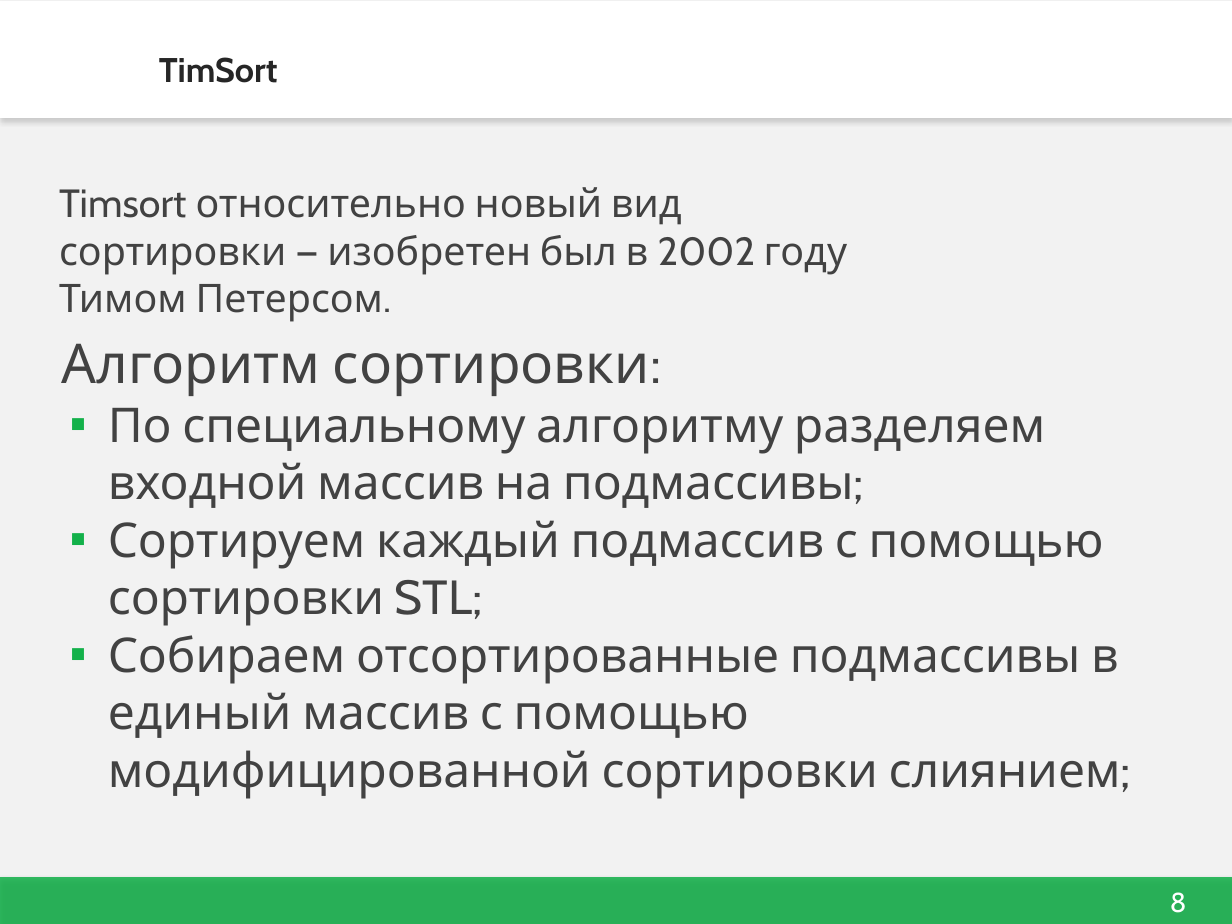
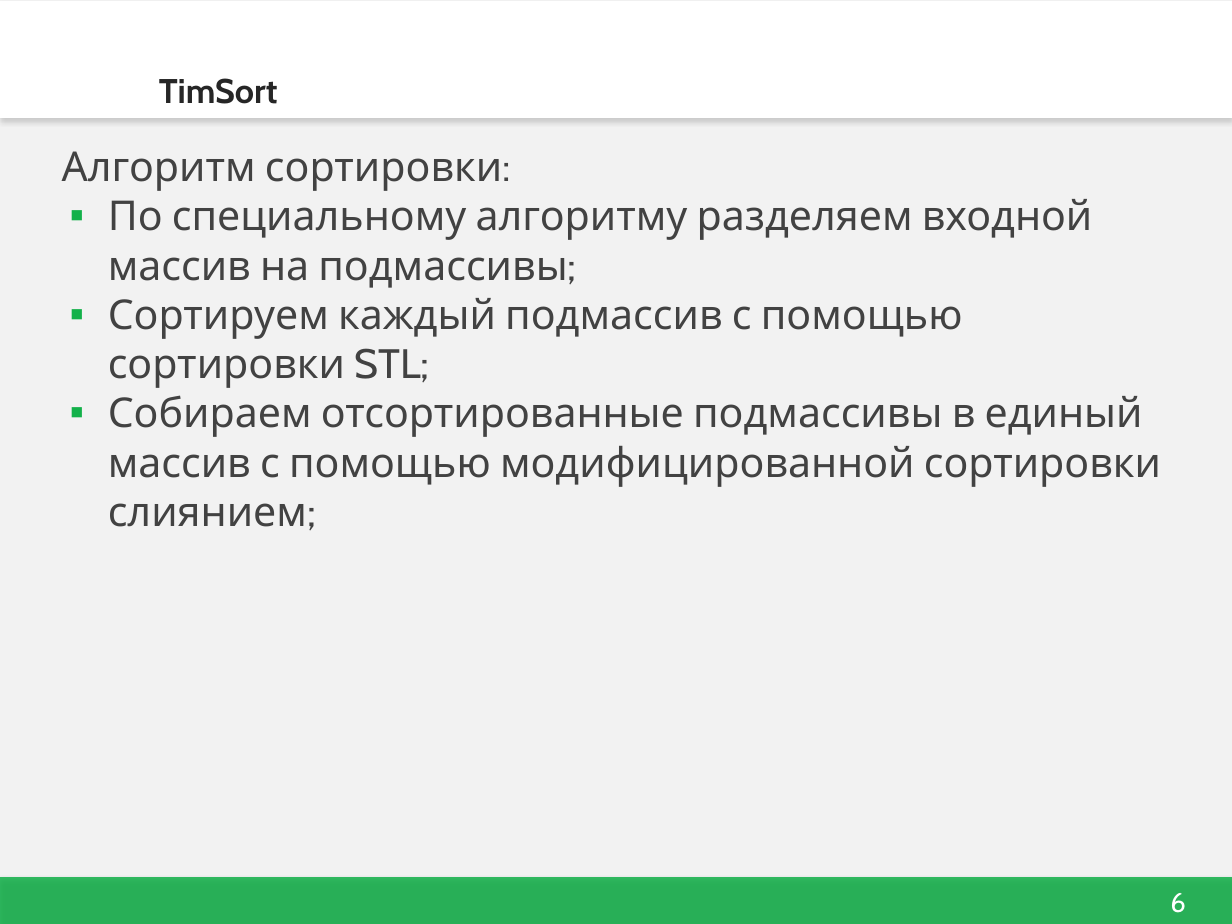
Before and after one commit to dmitriy-0297/Sort, a slide deck: slide 6 of Sorting.pptx (slide 8 before the commit). Drawn at 1232x924 pixels with LibreOffice and Linux fonts; fonts in the diff are those of the drawing; background and template pictures are left out. Boxes give left, top, right and bottom in pixels: in the first picture for what was removed or moved away, otherwise in the second. Text is boxed around its words. In the diff, an @@ line names an element or a change of style, - is before the commit and + after.

```diff
--- a/Sorting.pptx
+++ b/Sorting.pptx
@@ title "TimSort": place and size @@
-title "TimSort" at bbox=[159, 57, 278, 83]
+title "TimSort" at bbox=[159, 78, 278, 104]
@@ text "Алгоритм сортировки:": place and size @@
-text "Алгоритм сортировки:" at bbox=[62, 343, 1131, 799]
+text "Алгоритм сортировки:" at bbox=[62, 151, 1161, 530]
@@ text "Алгоритм сортировки:" at bbox=[62, 151, 1161, 530]: size 32 to 24 pt in "Алгоритм сортировки:"; size 28 to 24 pt @@
@@ text removed at bbox=[59, 187, 847, 322] @@
-Timsort относительно новый вид сортировки — изобретен был в 2002 году Тимом Петерсом.
@@ page number at bbox=[1170, 893, 1186, 913]: text changed @@
-8
+6
```
Also in this commit, not shown: 6 other slides changed, 2 slides added, 2 slides removed, 2 other files.
